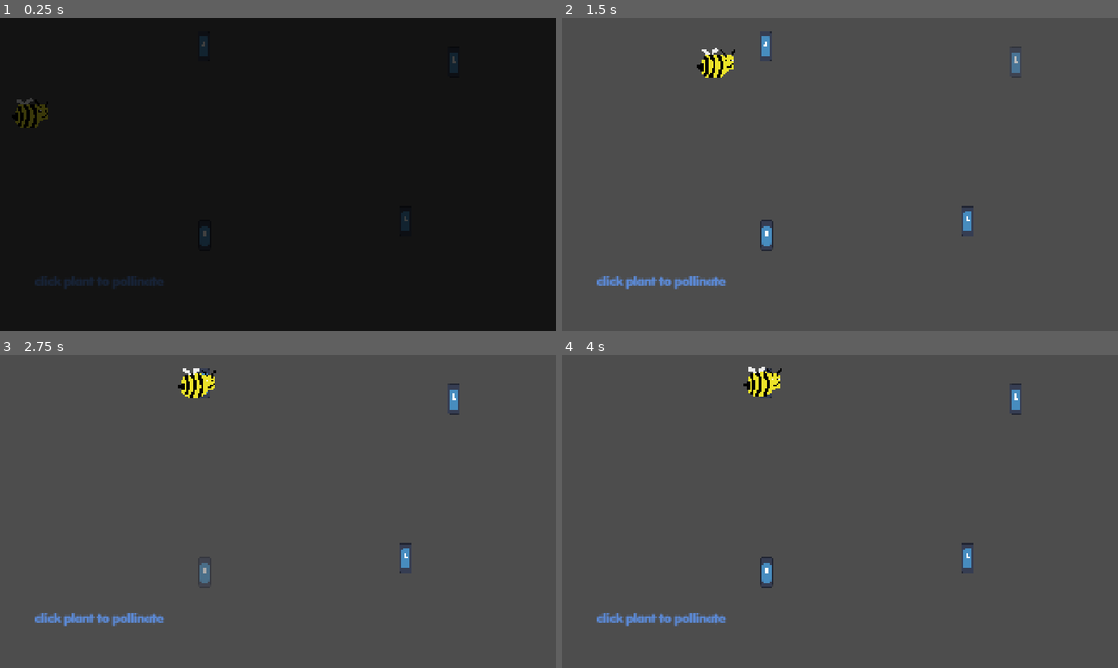
Above: before the commit, frames 1-4 (two rows, left to right).
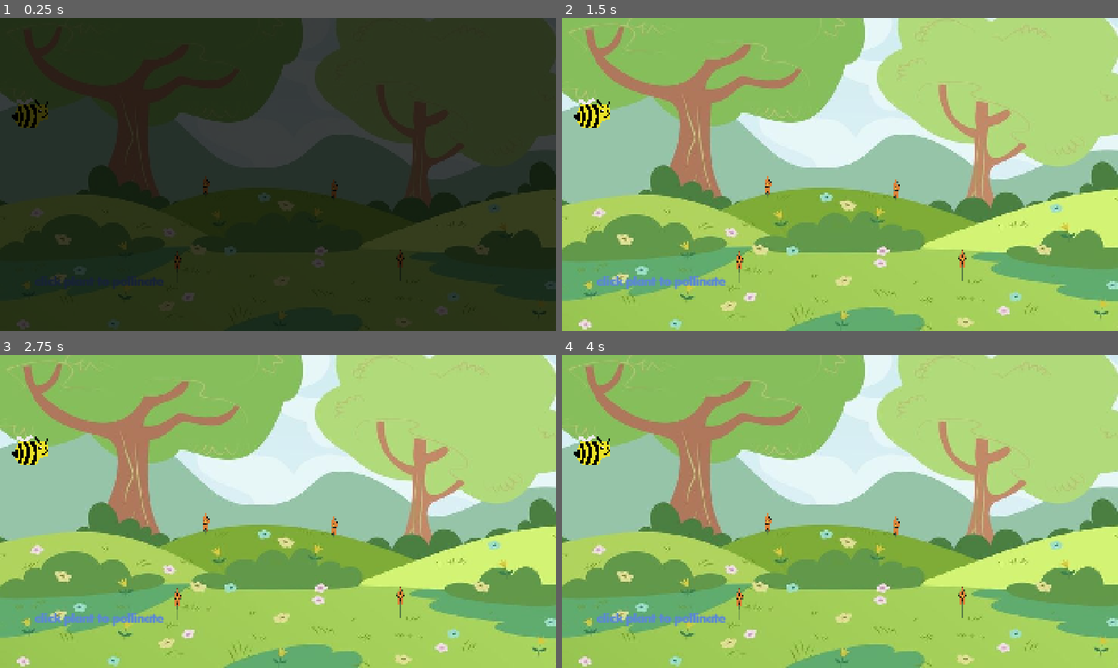
Above: after the commit, the same moments.

Repository: impzay/downtowngreens
Game: Godot game, scene res://Scenes/level3.tscn
Same seed, same stepped clock (60 frames per second), same inputs: the game is played once before the commit and once after it. This scene is started directly instead of the project's main scene. The engine's default icon, where the game draws it, is replaced by a stand-in: a white triangle on a blue panel in a dark square. Sound files missing from this copy of the repository are replaced by a short silence.
Inputs (mouse positions are in pixels of both pictures, inside the frame that each line leads up to):
- Up to frame 1 (0.25 s): no input
- Up to frame 2 (1.5 s): tap Enter at 0.5 s; move the mouse to (767, 46) at 0.52 s; click (767, 46) at 0.67 s; move the mouse to (1017, 61) at 1.27 s; click (1017, 61) at 1.42 s
- Up to frame 3 (2.75 s): move the mouse to (205, 570) at 2.02 s; click (205, 570) at 2.17 s
- Up to frame 4 (4 s): move the mouse to (967, 558) at 2.77 s; click (967, 558) at 2.92 s; move the mouse to (1006, 558) at 3.52 s; click (1006, 558) at 3.67 s

The runs differ from the first frame. In frame 1, 78% of the frame differs, in the area x 0-100%, y 0-100%; in frame 2, 100%; in frame 3, 100%; in frame 4, 100%.

Commit message:
Flower sprite
I made a pollinated flower sprite and pollinated flower sprite. As well as slight code changes within the plant.gd file.

Diff:
--- a/garden-sprouts/Scenes/Level2.tscn
+++ b/garden-sprouts/Scenes/Level2.tscn
@@ -1,5 +1,6 @@
 [gd_scene format=3 uid="uid://bd1o6uj15g1fx"]
 
+[ext_resource type="Texture2D" uid="uid://b8lb6uinwu2g6" path="res://Assets/Art/Background.png" id="1_p4u3k"]
 [ext_resource type="Script" uid="uid://3df3y2sllgny" path="res://Scripts/sound_handler.gd" id="1_styii"]
 [ext_resource type="AudioStream" uid="uid://bhgdgr5xeor6s" path="res://Assets/Sound/yay.mp3" id="2_lgosu"]
 [ext_resource type="Script" uid="uid://dwu8h1syg1nsv" path="res://Scripts/ui.gd" id="3_mhlpv"]
@@ -9,6 +10,17 @@
 [ext_resource type="PackedScene" uid="uid://pomuvcnko6ij" path="res://Scenes/plant.tscn" id="6_mtqcm"]
 
 [node name="Level2" type="Node2D" unique_id=472284549]
+
+[node name="TextureRect" type="TextureRect" parent="." unique_id=356663421]
+anchors_preset = 15
+anchor_right = 1.0
+anchor_bottom = 1.0
+offset_top = 1.0
+offset_right = 1915.0
+offset_bottom = 1077.0
+grow_horizontal = 2
+grow_vertical = 2
+texture = ExtResource("1_p4u3k")
 
 [node name="Sound_Handler" type="Node2D" parent="." unique_id=1615600936]
 script = ExtResource("1_styii")
@@ -22,6 +34,7 @@
 [node name="MusicPlayer" type="AudioStreamPlayer2D" parent="Sound_Handler" unique_id=566348799]
 
 [node name="UI" type="Control" parent="." unique_id=1353652983]
+visible = false
 layout_mode = 3
 anchors_preset = 0
 offset_right = 40.0
--- a/garden-sprouts/Scenes/level3.tscn
+++ b/garden-sprouts/Scenes/level3.tscn
@@ -3,6 +3,7 @@
 [ext_resource type="PackedScene" uid="uid://c0x216xvxywlj" path="res://Scenes/pollinator.tscn" id="1_d77hw"]
 [ext_resource type="Script" uid="uid://dwu8h1syg1nsv" path="res://Scripts/ui.gd" id="1_mrxql"]
 [ext_resource type="Script" uid="uid://oytehwbnlmn2" path="res://Scripts/level3.gd" id="1_qrg6c"]
+[ext_resource type="Texture2D" uid="uid://b8lb6uinwu2g6" path="res://Assets/Art/Background.png" id="2_h3ll2"]
 [ext_resource type="Script" uid="uid://3df3y2sllgny" path="res://Scripts/sound_handler.gd" id="2_jaajx"]
 [ext_resource type="FontFile" uid="uid://dcrcb5dvofcxi" path="res://Assets/Fonts/Anja Eliane accent002.ttf" id="2_qrg6c"]
 [ext_resource type="AudioStream" uid="uid://bhgdgr5xeor6s" path="res://Assets/Sound/yay.mp3" id="3_mrxql"]
@@ -11,6 +12,16 @@
 
 [node name="Level3" type="Node2D" unique_id=472284549]
 script = ExtResource("1_qrg6c")
+
+[node name="TextureRect" type="TextureRect" parent="." unique_id=1277723650]
+anchors_preset = 15
+anchor_right = 1.0
+anchor_bottom = 1.0
+offset_right = 1920.0
+offset_bottom = 1079.0
+grow_horizontal = 2
+grow_vertical = 2
+texture = ExtResource("2_h3ll2")
 
 [node name="Sound_Handler" type="Node2D" parent="." unique_id=1615600936]
 position = Vector2(31, 58)
@@ -83,20 +94,20 @@
 position = Vector2(104, 339)
 
 [node name="Plant" parent="." unique_id=16015361 instance=ExtResource("4_qrg6c")]
-position = Vector2(704, 95)
+position = Vector2(711, 596)
 is_pollinated = true
 plant_type = "Carrot"
 
 [node name="Plant2" parent="." unique_id=521468968 instance=ExtResource("4_qrg6c")]
-position = Vector2(1568, 149)
+position = Vector2(1154, 608)
 plant_type = "Pumpkin"
 
 [node name="Plant3" parent="." unique_id=470140327 instance=ExtResource("4_qrg6c")]
-position = Vector2(708, 747)
+position = Vector2(613, 857)
 plant_type = "Carrot"
 
 [node name="Plant4" parent="." unique_id=657675004 instance=ExtResource("4_qrg6c")]
-position = Vector2(1402, 699)
+position = Vector2(1383, 851)
 is_pollinated = true
 plant_type = "Pumpkin"
 
--- a/garden-sprouts/Scenes/main.tscn
+++ b/garden-sprouts/Scenes/main.tscn
@@ -41,12 +41,12 @@
 color = Color(0, 0, 0, 1)
 
 [node name="Plant" parent="." unique_id=16015361 instance=ExtResource("2_jjvhh")]
-position = Vector2(1076, 137)
+position = Vector2(1039, 399)
+plant_type = "Pumpkin"
 is_pollinated = true
-plant_type = "Pumpkin"
 
 [node name="Plant2" parent="." unique_id=1843008272 instance=ExtResource("2_jjvhh")]
-position = Vector2(987, 614)
+position = Vector2(969, 588)
 plant_type = "Pumpkin"
 
 [node name="Pollinator" parent="." unique_id=741083609 instance=ExtResource("3_kry3j")]
@@ -66,9 +66,11 @@
 [node name="MusicPlayer" type="AudioStreamPlayer2D" parent="Sound_Handler" unique_id=313230373]
 
 [node name="PauseScreen" parent="." unique_id=1818206211 instance=ExtResource("8_344ge")]
+visible = false
 offset_left = 278.0
 offset_top = 269.0
 offset_right = 278.0
 offset_bottom = 269.0
+metadata/_edit_lock_ = true
 
 [connection signal="finished" from="Sound_Handler/AudioStreamPlayer2D" to="Pollinator" method="_on_yay_finished"]
--- a/garden-sprouts/Scenes/plant.tscn
+++ b/garden-sprouts/Scenes/plant.tscn
@@ -1,7 +1,7 @@
 [gd_scene format=3 uid="uid://pomuvcnko6ij"]
 
 [ext_resource type="Script" uid="uid://dcbe53nf5xka4" path="res://Scripts/plant.gd" id="1_mbetm"]
-[ext_resource type="Texture2D" uid="uid://frctku8m0oo0" path="res://icon.svg" id="1_t03al"]
+[ext_resource type="Texture2D" uid="uid://dwp7ptpa2pg76" path="res://Assets/Sprites/Fertile Flower.png" id="2_6gypx"]
 
 [sub_resource type="RectangleShape2D" id="RectangleShape2D_g4v7s"]
 size = Vector2(29, 76)
@@ -15,7 +15,7 @@
 [node name="Sprite2D" type="Sprite2D" parent="." unique_id=1958647453]
 position = Vector2(-0.99999905, 2.4999979)
 scale = Vector2(0.328125, 0.8203126)
-texture = ExtResource("1_t03al")
+texture = ExtResource("2_6gypx")
 
 [node name="RigidBody2D" type="RigidBody2D" parent="." unique_id=1805816403]
 
--- a/garden-sprouts/Scripts/plant.gd
+++ b/garden-sprouts/Scripts/plant.gd
@@ -2,12 +2,21 @@
 
 
 var is_selected:bool = false;
-@export var is_pollinated: bool = false; #so we can change sprite state later
-@export var plant_type: String;
 var time: float = 0.0;
 var plant = [];
 
+@export var unpollinated_texture: Texture2D
+@export var pollinated_texture: Texture2D
+@export var plant_type: String;
+@export var is_pollinated: bool = false:
+	set(value):
+		is_pollinated = value
+		plant = [plant_type, is_pollinated]
+		update_sprite() #so we can change sprite state later
 @onready var sprite = $Sprite2D
+
+# Setter swaps the sprite whenever the value changes
+
 
 func _ready():
 	add_to_group("Plants")
@@ -31,6 +40,14 @@
 	time = 1.0;
 	is_selected = true
 
+
+func update_sprite():
+	# Setter can run before the sprite is read
+	if sprite == null:
+		return
+	sprite.texture = (pollinated_texture if is_pollinated
+	else unpollinated_texture)
+
 func stop_hovering():
 	is_selected = false
 	sprite.modulate.a = 1.0
Binary file added: garden-sprouts/Assets/Art/Background.png
Not shown, added: garden-sprouts/Assets/Art/Background.png.import
Binary file added: garden-sprouts/Assets/Sprites/Fertile Flower.png
Not shown, added: garden-sprouts/Assets/Sprites/Fertile Flower.png.import
Binary file added: garden-sprouts/Assets/Sprites/Unfertilized Flower.png
Not shown, added: garden-sprouts/Assets/Sprites/Unfertilized Flower.png.import
Not shown, added: .DS_Store
Not shown, changed: garden-sprouts/.DS_Store
Not shown, changed: garden-sprouts/Assets/.DS_Store
Not shown, changed: garden-sprouts/Assets/Art/.DS_Store
Not shown, changed: garden-sprouts/Assets/Sprites/.DS_Store
